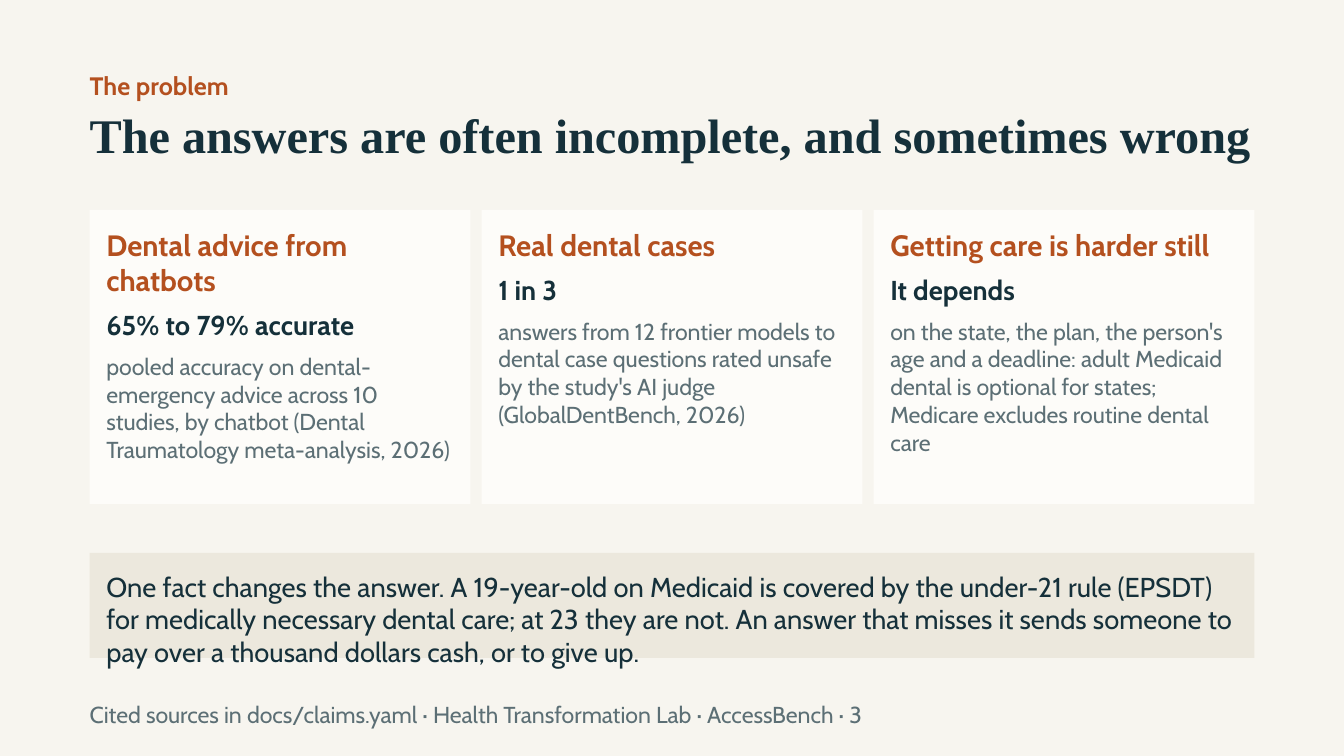
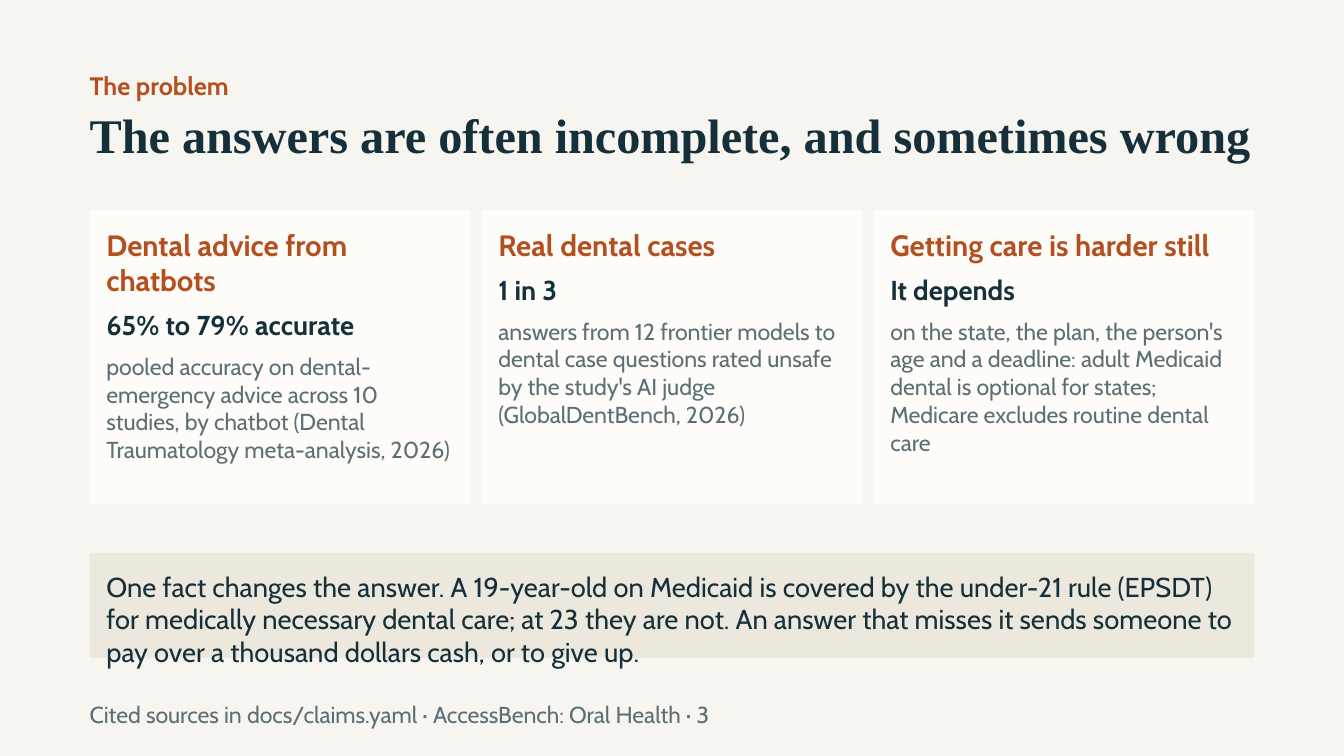
Before and after one commit to healthtransformationlab/health-transformation-lab-nlp, a slide deck: slide 3 of docs/access/access_bench.pptx. Drawn at 1344x756 pixels with LibreOffice and Linux fonts; fonts in the diff are those of the drawing. Boxes give left, top, right and bottom in pixels: in the first picture for what was removed or moved away, otherwise in the second. Text is boxed around its words. In the diff, an @@ line names an element or a change of style, - is before the commit and + after.

```diff
--- a/docs/access/access_bench.pptx
+++ b/docs/access/access_bench.pptx
@@ text at (90,705,710,729): text changed @@
-Cited sources in docs/claims.yaml · Health Transformation Lab · AccessBench · 3
+Cited sources in docs/claims.yaml · AccessBench: Oral Health · 3
```
Also in this commit, not shown: 7 other slides changed, 12 other files.
